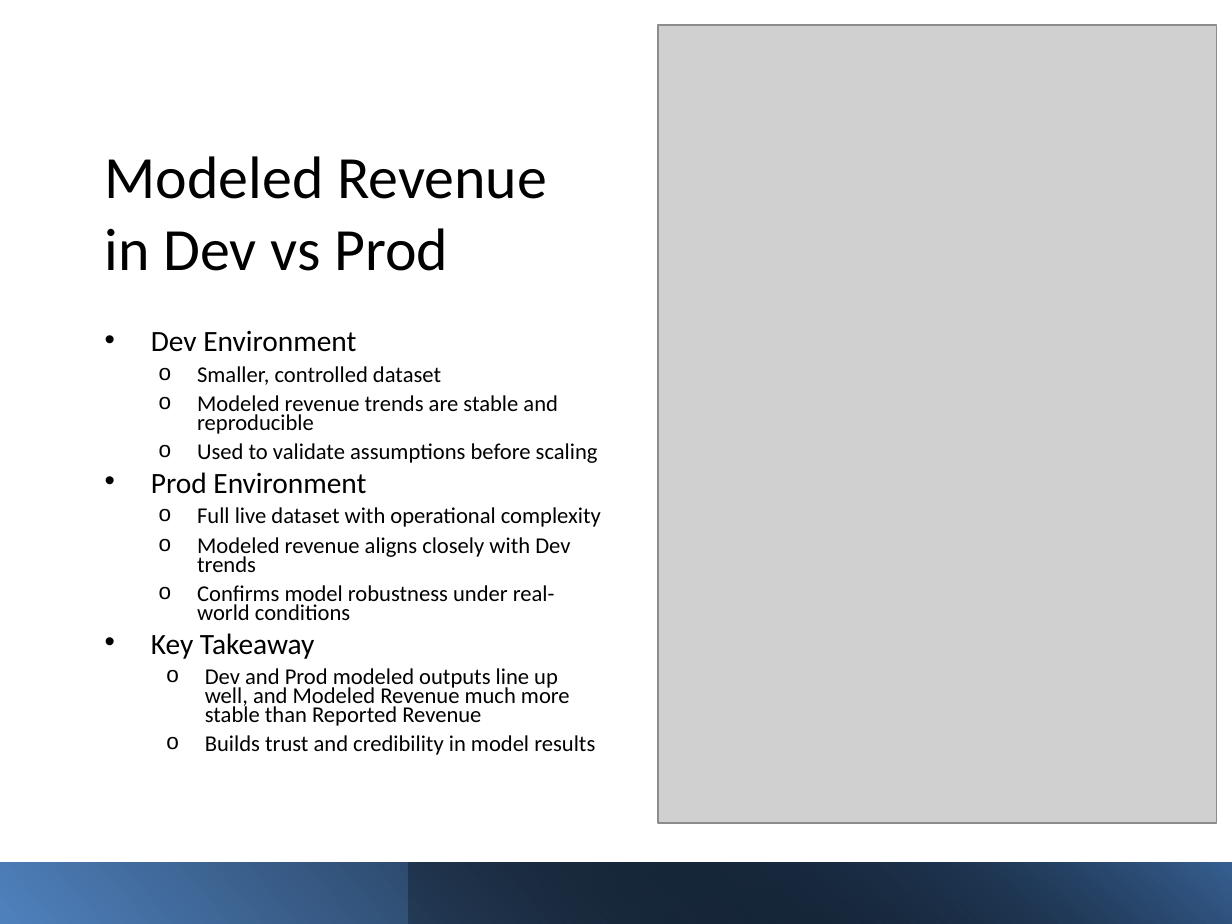
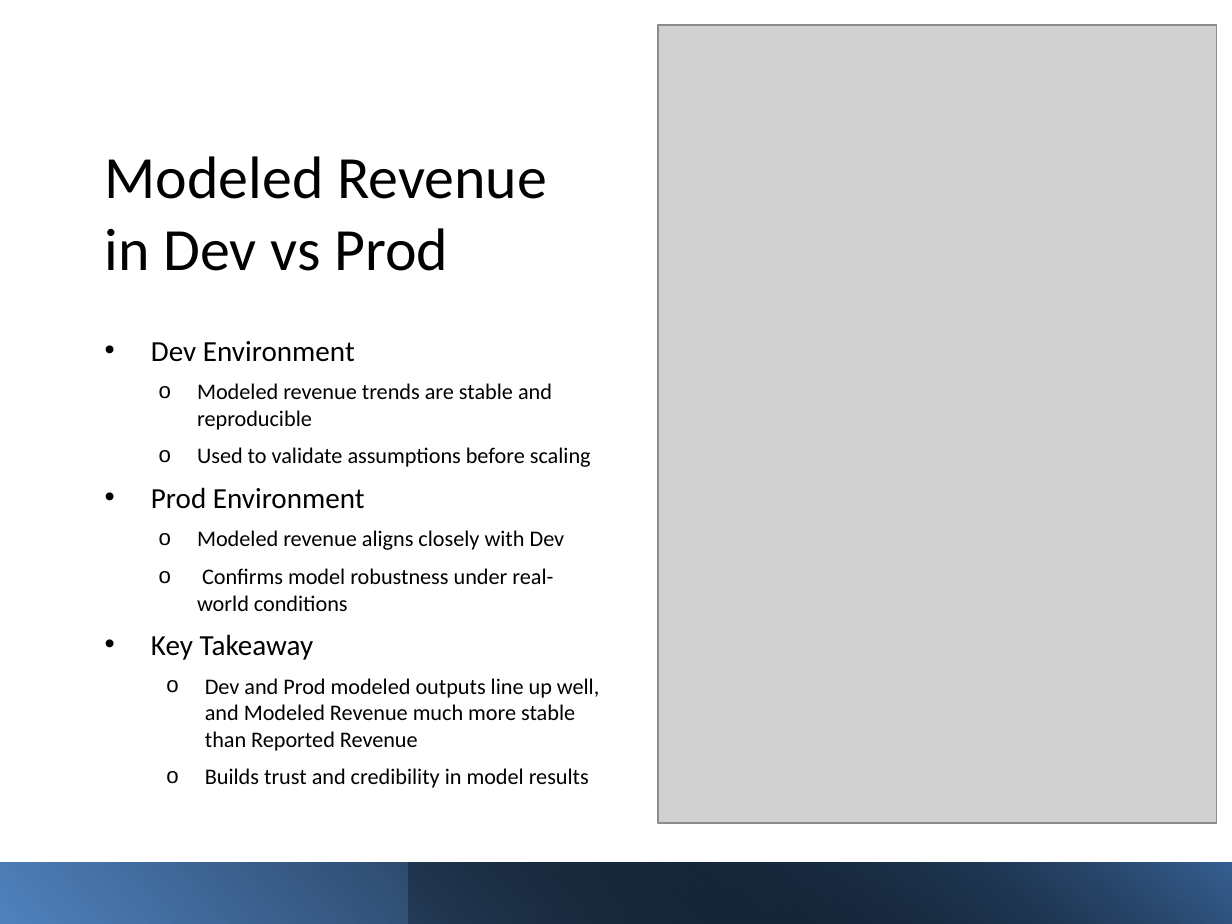
Before and after one commit to dannyxia7/Marketing_Mix_Model_Analysis, a slide deck: slide 3 of Marketing_ROI_Analysis.pptx. Drawn at 1232x924 pixels with LibreOffice and Linux fonts; fonts in the diff are those of the drawing; grey boxes stand for pictures. Boxes give left, top, right and bottom in pixels: in the first picture for what was removed or moved away, otherwise in the second. Text is boxed around its words. In the diff, an @@ line names an element or a change of style, - is before the commit and + after.

Commit message:
minor changes to some slides

```diff
--- a/Marketing_ROI_Analysis.pptx
+++ b/Marketing_ROI_Analysis.pptx
@@ text at box(151, 341, 599, 788): size 17.2 to 17 pt in "Dev Environment", "Prod Environment", "Key Takeaway"; size 13.2 to 13 pt in "Modeled revenue trends are stable and reproducible", "Used to validate assumptions before scaling", "Confirms model robustness under real-world conditions", "Dev and Prod modeled outputs line up ..." and 1 more places; line spacing 0.7 to 1 @@
@@ text at box(197, 366, 441, 385): paragraph removed @@
-  o Smaller, controlled dataset
@@ text at box(197, 530, 565, 550): text changed; size 13.2 to 13 pt @@
-  o Full live dataset with operational complexity
-  o Modeled revenue aligns closely with Dev trends
+  o Modeled revenue aligns closely with Dev
```
